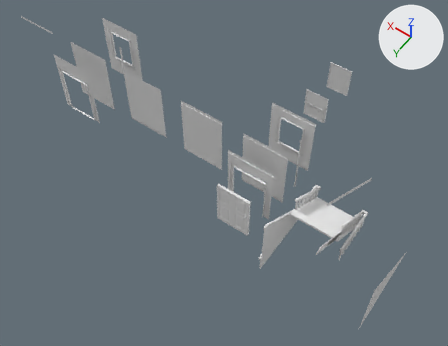
A saved change to the Blender file resources/meshes/static/craftsmanWalls.blend.
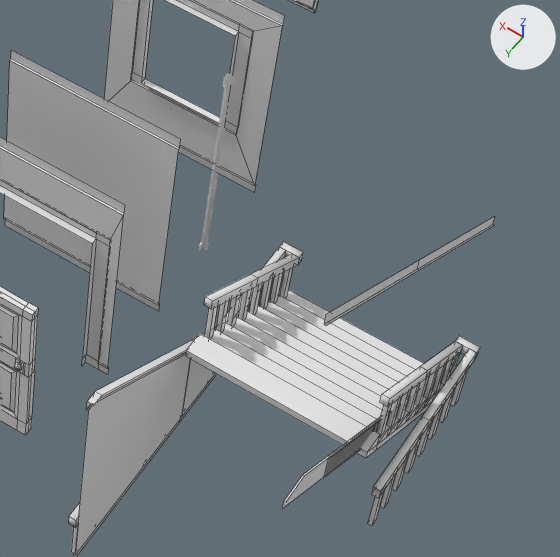
The first picture shows the older version from a camera (50 mm lens) standing at (-7.5, 10.1, 20.5) and looking at (1.5, -2.5, 0.7). The close-ups show both versions on the part from 54% to 87% of the width and 35% to 77% of the height of that picture; other places that the commit changed are outside them. Arrows for +X, +Y and +Z are at upper right; the lights stay in place. The close-ups show mesh edges as thin lines.

In view in the first close-up: 'craftsmanCorner', 'craftsmanDoor', 'craftsmanDoorway', 'craftsmanFloorRailingLeft', 'craftsmanStairBaseTrimLeftTop', 'craftsmanStairWallSide', 'craftsmanStairs', 'craftsmanStairsRailingLeft', 'craftsmanStairsRailingRight', 'craftsmanStep', 'craftsmanWall', 'craftsmanWindowframe'.
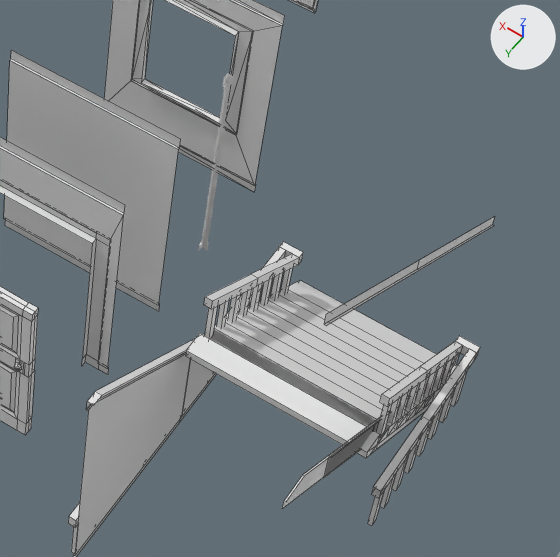
What differs and where, as boxes (x1, y1, x2, y2) in the close-ups (560 x 557 px):
'stairsCollision', shown: after (211, 281, 458, 449)
part 1 of me_craftsmanstairsrailingright, shading changed: (204, 254, 299, 339) in both
'craftsmanStairs', unchanged, covered by the edit: before (211, 290, 449, 450); after (211, 292, 435, 450)

What the commit changed:
me_craftsmanstairsrailingright has 76 vertices, 42 faces and spans x 0.92..1.0, y -1.0..1.0, z 0.19..2.3.
me_craftsmanstairsrailingright is used by ob_craftsmanstairsrailingright; location (-3.0, -3.0, 0.0).
me_craftsmanstairsrailingright part 1: all faces are now shaded flat (42 of 42 changed).
Object 'stairsCollision' (ob_stairscollision) is now shown.
